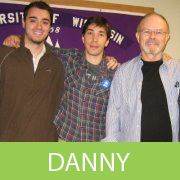
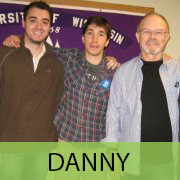
Layers edited between the first and the second 180x180 image:
painted on "DANNY" over [49,153,130,171]
"Rectangle 1": opacity 100% → 80% over [0,142,180,180]
